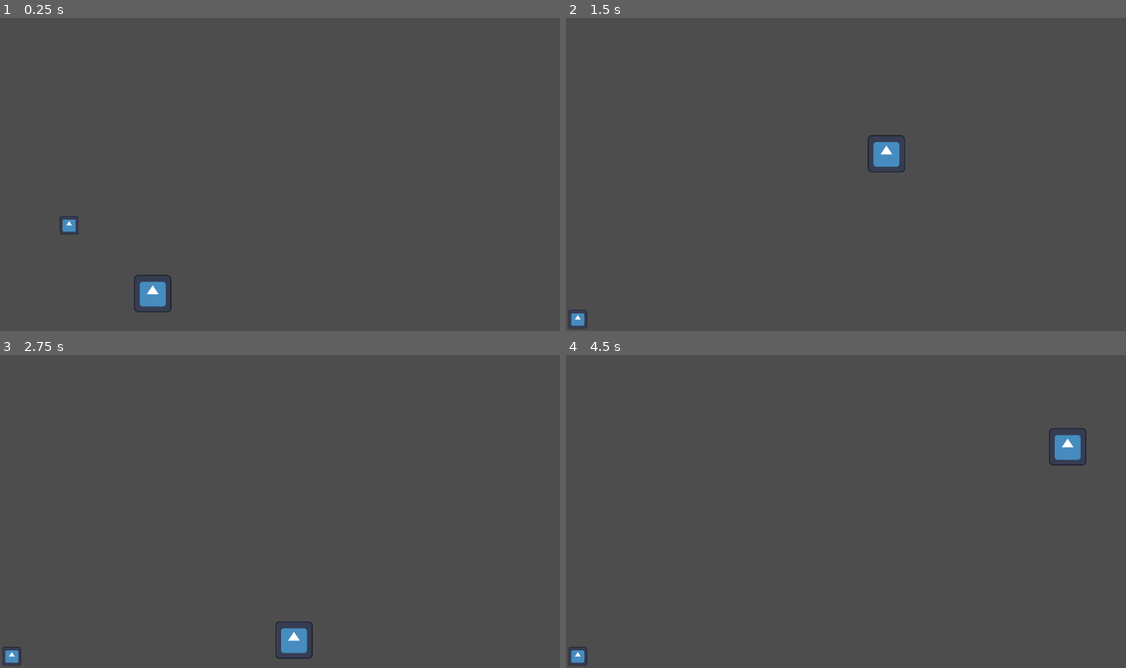
Above: before the commit, frames 1-4 (two rows, left to right).
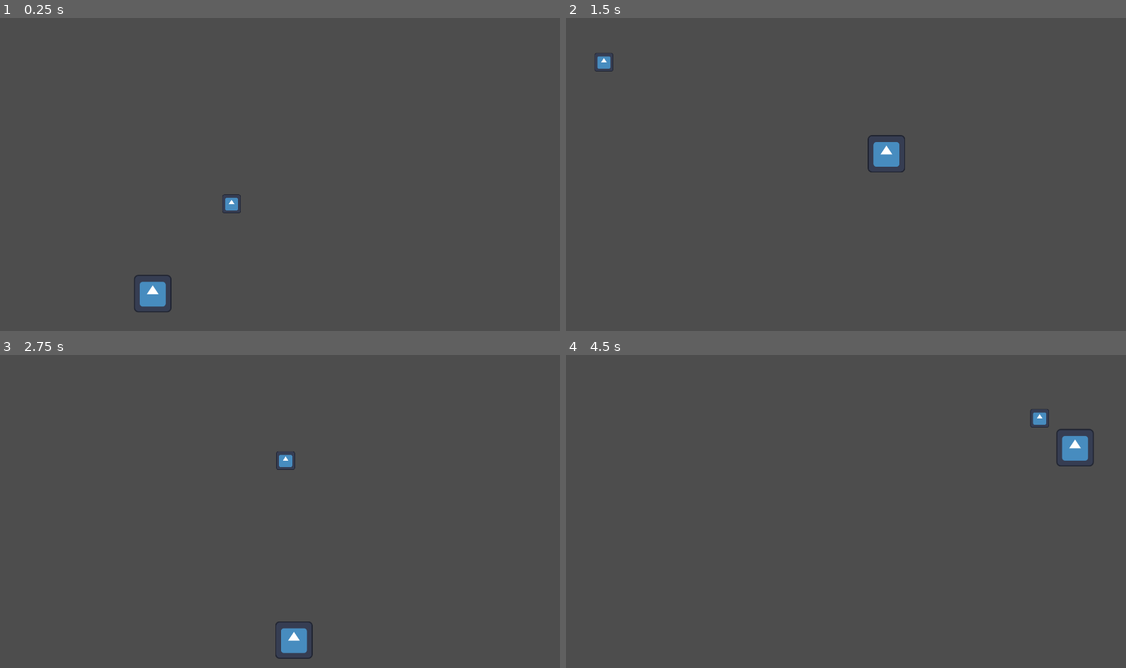
Above: after the commit, the same moments.

Repository: WilliamRelken/open_ball_game
Game: Godot game, scene res://Map.tscn
Same seed, same stepped clock (60 frames per second), same inputs: the game is played once before the commit and once after it. The engine's default icon, where the game draws it, is replaced by a stand-in: a white triangle on a blue panel in a dark square.
Inputs:
- Up to frame 1 (0.25 s): no input
- Up to frame 2 (1.5 s): tap Enter (ui_accept) at 0.5, 0.77 s; hold Right (ui_right) from 0.53 s (still down)
- Up to frame 3 (2.75 s): tap Enter (ui_accept) at 1.52 s; release Right (ui_right) at 2.03 s; hold Left (ui_left) from 2.03 s (still down)
- Up to frame 4 (4.5 s): release Left (ui_left) at 2.78 s; hold Right (ui_right) 2.78-4.28 s; tap Enter (ui_accept) at 3.02, 3.77 s; hold Left (ui_left) from 4.28 s (still down)

The runs differ from the first frame. In frame 1, 0.2% of the frame differs, in the area x 10-44%, y 56-70%; in frame 2, 0.2%; in frame 3, 0.2%; in frame 4, 0.7%, in the area x 0-95%, y 17-100%.

Commit message:
Add ball bounce

Diff:
--- a/Ball.gd
+++ b/Ball.gd
@@ -12,5 +12,14 @@
 	velocity = direction
 	move_and_slide()
 
+func moving_right(dir: Vector2):
+	return dir.x > 0
+func moving_down(dir: Vector2):
+	return dir.y > 0
+
 func _on_area_2d_body_entered(body: Node2D):
-	pass
+	var path = str(body.get_path())
+	if (path == "/root/Map/Arena/WallLeft" or path == "/root/Map/Arena/WallRight"):
+		direction.x = direction.x * -1
+	elif (path == "/root/Map/Arena/Floor" or path == "/root/Map/Arena/Ceiling"):
+		direction.y = direction.y * -1
--- a/Map.tscn
+++ b/Map.tscn
@@ -55,4 +55,4 @@
 position = Vector2(519, 920)
 
 [node name="Ball" parent="." instance=ExtResource("2_mklvh")]
-position = Vector2(401, 408)
+position = Vector2(953, 335)
